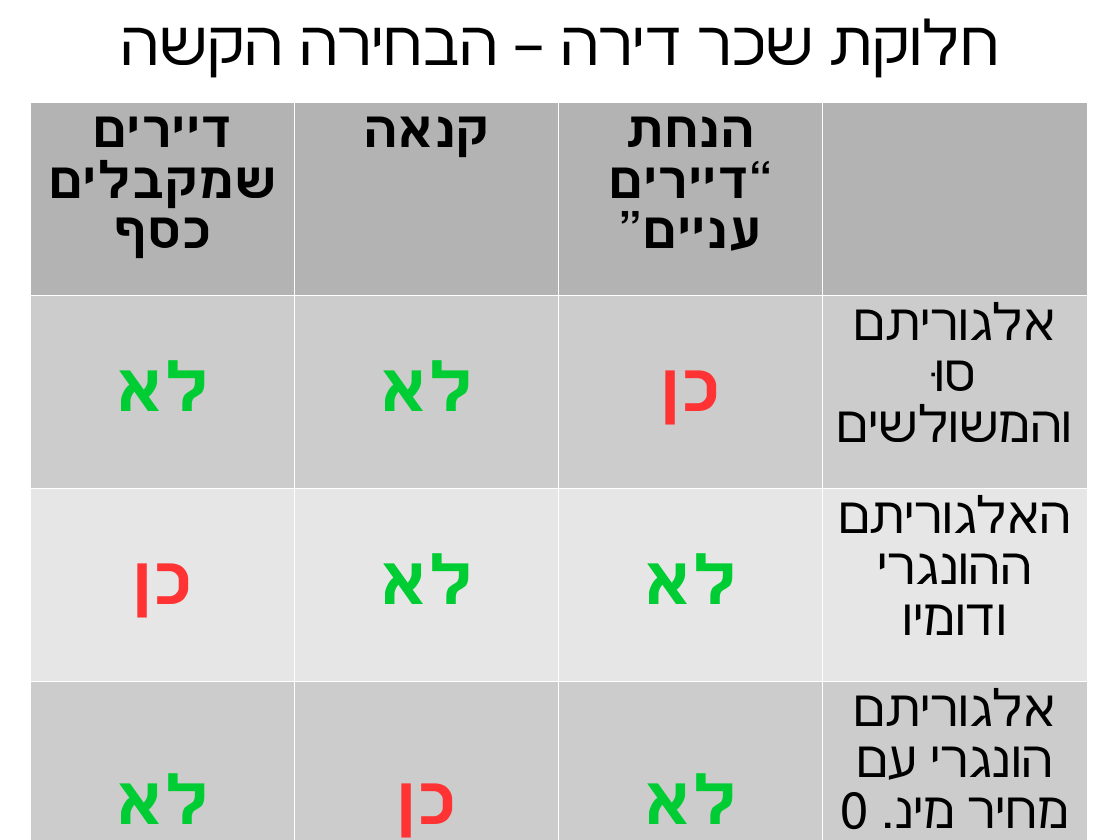
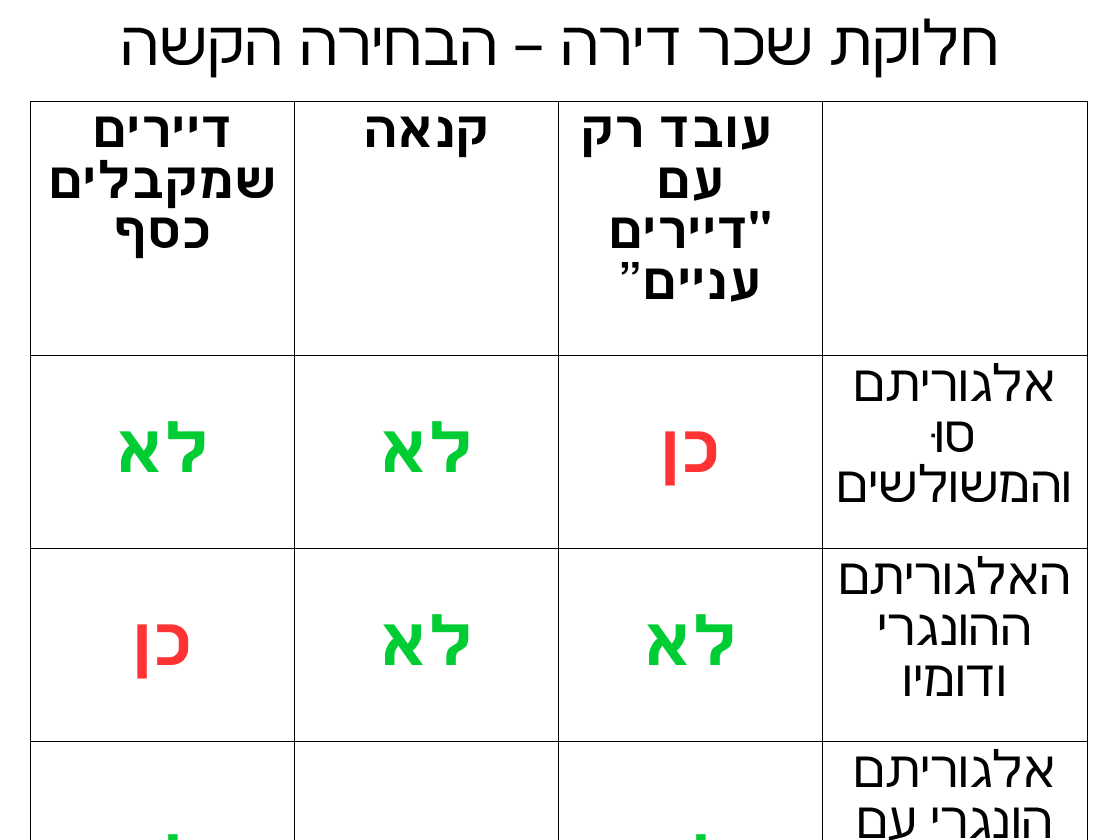
Before and after one commit to erelsgl-at-ariel/algorithms2m-5778, a slide deck: slide 16 of week08-rent-division/slides.odp (slide 15 before the commit). Drawn at 1120x840 pixels with LibreOffice and Linux fonts; fonts in the diff are those of the drawing. Boxes give left, top, right and bottom in pixels: in the first picture for what was removed or moved away, otherwise in the second. Text is boxed around its words. In the diff, an @@ line names an element or a change of style, - is before the commit and + after.

```diff
--- a/week08-rent-division/slides.odp
+++ b/week08-rent-division/slides.odp
@@ table at (30, 102, 1087, 840) @@
@@ row 1, column 3: "הנחת “דיירים עניים”" to "עובד רק עם "דיירים עניים”" @@
@@ fill #B3B3B3 to none in 3 cells @@
@@ fill #CCCCCC to none in 8 cells @@
@@ fill #E6E6E6 to none in row 3 @@
@@ borders changed @@
```
Also in this commit, not shown: 1 other slide changed, 1 slide added, 1 other file.
